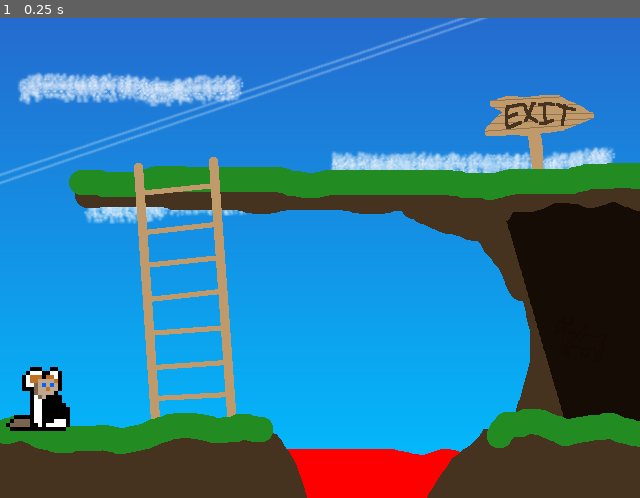
Above: before the commit, frame 1.
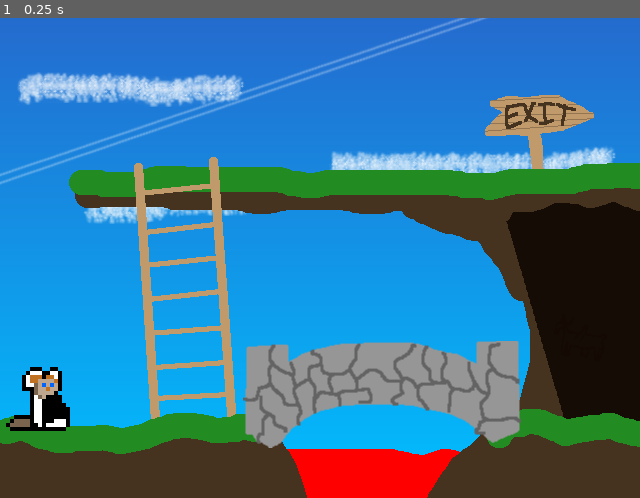
Above: after the commit, the same moment.

Repository: swashdev/minigame-madness
Game: Godot game, scene res://mini/platformer/scenes/platformer_minigame.tscn
The game is run twice, just before and just after one commit, with the same random seed, the same clock (stepped at 60 frames per second) and the same inputs. This scene is started directly instead of the project's main scene.
Inputs:
- Up to frame 1 (0.25 s): no input

The runs differ from the first frame. In frame 1, 6.7% of the frame differs, in the area x 37-82%, y 67-90%.

Commit message:
[LOSE] bring back the bridge.
I like the bridge.

Diff:
--- a/mini/platformer/scenes/platformer_minigame.tscn
+++ b/mini/platformer/scenes/platformer_minigame.tscn
@@ -121,7 +121,6 @@
 shape = SubResource( 6 )
 
 [node name="Bridge" type="StaticBody2D" parent="."]
-visible = false
 position = Vector2( 382.496, 376.094 )
 collision_layer = 0
 __meta__ = {
@@ -133,7 +132,6 @@
 
 [node name="CollisionPolygon2D" type="CollisionPolygon2D" parent="Bridge"]
 polygon = PoolVector2Array( -119.793, 43.2021, -0.344666, -9.69638, 131.048, 38.6517 )
-disabled = true
 
 [connection signal="died" from="FluffyPlatformer" to="." method="_on_FluffyPlatformer_died"]
 [connection signal="won" from="FluffyPlatformer" to="." method="_on_FluffyPlatformer_won"]
